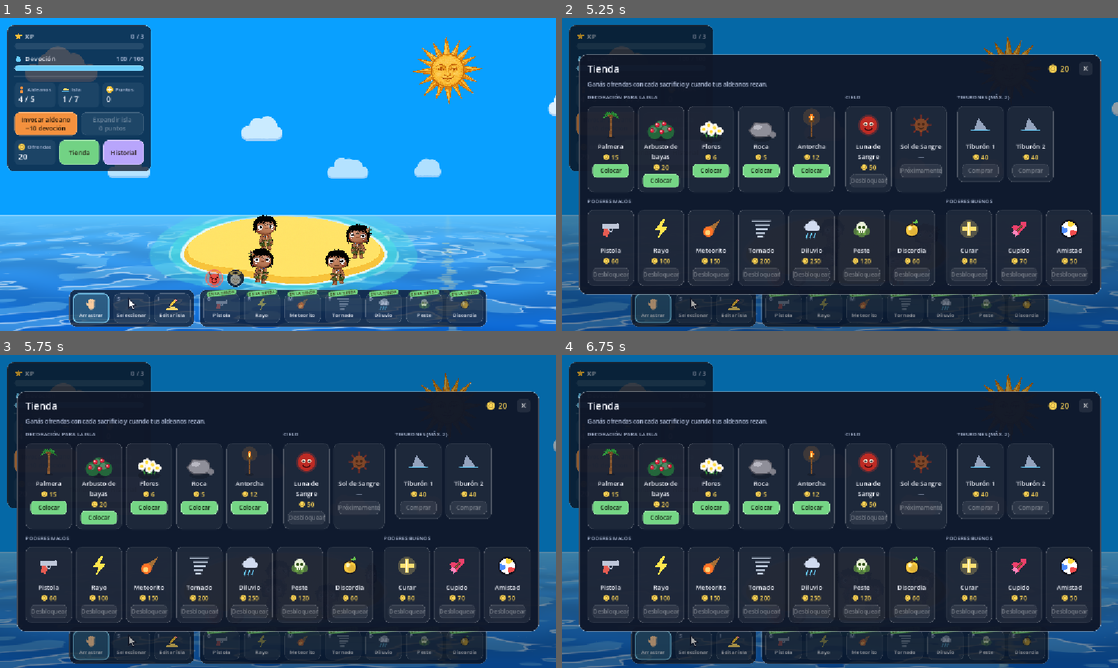
Above: before the commit, frames 1-4 (two rows, left to right).
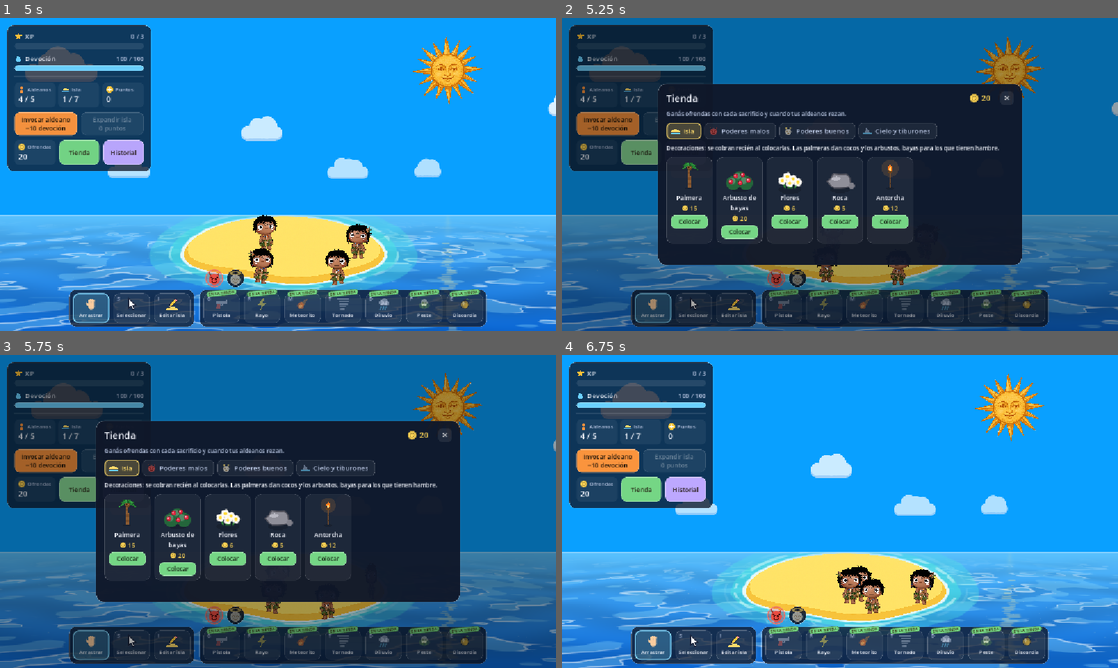
Above: after the commit, the same moments.

Repository: JuliFlorez/godlings
Game: Godot game, scene res://world/world.tscn
The game is run twice, just before and just after one commit, with the same random seed, the same clock (stepped at 60 frames per second) and the same inputs. Sound files missing from this copy of the repository are replaced by a short silence.
Inputs (mouse positions are in pixels of both pictures, inside the frame that each line leads up to):
- Up to frame 1 (5 s): click "Jugar" at 0.5 s; tap Enter at 1.25 s; move the mouse to (400, 158) at 1.27 s; hold D 1.28-2 s; tap H at 1.35 s; click (400, 158) at 1.42 s; drag from (166, 190) to (250, 237) at 2.02 s; click "Nueva partida" at 2.75 s; move the mouse to (333, 105) at 3.52 s; hold D 3.53-4.25 s; tap E at 3.6 s; drag from (344, 249) to (111, 127) at 4.27 s
- Up to frame 2 (5.25 s): click "Tienda" at 5 s
- Up to frame 3 (5.75 s): no input
- Up to frame 4 (6.75 s): click "Historial" at 5.75 s; click (778, 614) at 6.52 s

Frame 1 is identical in both runs. In frame 2, 41% of the frame differs, in the area x 3-97%, y 11-89%; in frame 3, 41%; in frame 4, 100%, in the area x 0-100%, y 0-100%.

Commit message:
Split the shop into tabs
- Four tabs, each with its icon and color: Island (decorations), Evil
  powers, Good powers, and Sky and sharks, with a line under them saying
  what's in each one. Only one shows at a time, so the shop is much smaller.
- The shop keeps the size of its biggest tab so it doesn't jump around, and
  card rows keep their own height.
- It reopens on the last tab you looked at; tapping a locked power in the
  bar opens it on that power's tab.

Co-Authored-By: Claude Opus 5.5 <noreply@anthropic.com>

Diff:
--- a/ui/hud.gd
+++ b/ui/hud.gd
@@ -375,14 +375,15 @@
 	_refresh()
 	return true
 
-func open_shop() -> void:
+## Abre la tienda (en la pestaña tab, o en la última que se miró; ver Shop.Tab).
+func open_shop(tab := -1) -> void:
 	if _shop == null:
 		_shop = Shop.new()
 		_shop.hud = self
 		_root.add_child(_shop)
 	if _history:
 		_history.close()
-	_shop.open()
+	_shop.open(tab)
 
 ## Abre o cierra el historial de quién se hizo amigo, enemigo o pareja de quién.
 func toggle_history() -> void:
@@ -989,7 +990,8 @@
 	b.set_meta("icon", icon)
 	return b
 
-## Arma o poder que se compra en la tienda: lo saca o lo guarda, y bloqueado lleva a la tienda.
+## Arma o poder que se compra en la tienda: lo saca o lo guarda, y bloqueado lleva a la tienda
+## (a la pestaña de los poderes buenos o de los malos, según cuál sea).
 func _weapon_slot(slot: Button, active: StyleBoxFlat, unlocked: Callable, toggle: Callable) -> Button:
 	slot.add_theme_stylebox_override("pressed", active)
 	slot.set_meta("lock", _slot_badge(slot, "EN LA TIENDA", C_SHOP))
@@ -997,7 +999,7 @@
 		if unlocked.call():
 			toggle.call()
 		else:
-			open_shop())
+			open_shop(Shop.Tab.GOOD if _tool_slots.get(slot, false) else Shop.Tab.EVIL))
 	return slot
 
 ## Panel de la barra de abajo; devuelve la fila donde van los slots.
--- a/ui/i18n.gd
+++ b/ui/i18n.gd
@@ -29,6 +29,11 @@
 	"Click sobre los aldeanos para enfermarlos de gripe · click derecho, Esc o P para guardarla.": "Click on villagers to give them the flu · right click, Esc or P to dismiss it.",
 	"Click sobre un aldeano para curarlo de la gripe o de las quemaduras · click derecho, Esc o C para guardarlo.": "Click on a villager to heal their flu or burns · right click, Esc or C to dismiss it.",
 	"Poderes malos": "Evil powers",
+	"Cielo y tiburones": "Sky and sharks",
+	"Decoraciones: se cobran recién al colocarlas. Las palmeras dan cocos y los arbustos, bayas para los que tienen hambre.": "Decorations: you pay for them when you place them. Palm trees give coconuts and bushes give berries for the hungry.",
+	"Para castigar a tus aldeanos (y sacrificarlos).": "To punish your villagers (and sacrifice them).",
+	"Para cuidar a tus aldeanos y juntarlos.": "To look after your villagers and bring them together.",
+	"La Luna de Sangre se come a los que le soltás encima; los tiburones patrullan el agua.": "The Blood Moon eats whoever you drop on it; sharks patrol the water.",
 	"Editar isla": "Edit island",
 	"Mover y quitar decoraciones, sin agarrar aldeanos [I]": "Move and remove decorations, without grabbing villagers [I]",
 	"Arrastrá una decoración para moverla · click derecho para quitarla (devuelve la mitad) · I para volver a arrastrar aldeanos.": "Drag a decoration to move it · right click to remove it (refunds half) · I to go back to dragging villagers.",
--- a/ui/shop.gd
+++ b/ui/shop.gd
@@ -1,17 +1,36 @@
 extends Control
 class_name Shop
-## Tienda: se gastan ofrendas en decoraciones para la isla, el cielo (Luna de Sangre),
-## tiburones y poderes: los malos (pistola, rayo, meteorito, tornado, diluvio, peste y la
-## manzana de la discordia) y los buenos (curar, el arco de Cupido y la pelota de la amistad).
-## Arriba van las decoraciones, el cielo y los tiburones, y abajo los poderes, como en las
-## pestañas de la barra. Las decoraciones se cobran recién al colocarlas (ver DecorPlacer).
-
+## Tienda: se gastan ofrendas. Va en pestañas, de a una por vez: la isla (decoraciones, que se
+## cobran recién al colocarlas, ver DecorPlacer), los poderes malos (pistola, rayo, meteorito,
+## tornado, diluvio, peste y la manzana de la discordia), los buenos (curar, el arco de Cupido y
+## la pelota de la amistad), y el cielo y los tiburones (la Luna de Sangre y los tiburones).
+## Tiene el tamaño de la pestaña más grande, así no salta al cambiar. Se vuelve a abrir en la
+## última que se miró, o en la del poder bloqueado que se tocó en la barra (ver HUD.open_shop).
+
+enum Tab { ISLAND, EVIL, GOOD, SKY }
+## Por pestaña: [título, ícono (ver HUD.HudIcon), color, lo que hay]
+const TABS := {
+	Tab.ISLAND: ["Isla", "island", Color(1.0, 0.86, 0.42),
+			"Decoraciones: se cobran recién al colocarlas. Las palmeras dan cocos y los arbustos, bayas para los que tienen hambre."],
+	Tab.EVIL: ["Poderes malos", "evil", HUD.C_EVIL, "Para castigar a tus aldeanos (y sacrificarlos)."],
+	Tab.GOOD: ["Poderes buenos", "holy", HUD.C_HOLY, "Para cuidar a tus aldeanos y juntarlos."],
+	Tab.SKY: ["Cielo y tiburones", "shark", HUD.C_DEVOTION,
+			"La Luna de Sangre se come a los que le soltás encima; los tiburones patrullan el agua."],
+}
+const TAB_H := 34.0
+const TAB_ICON := 18
 const CARD_W := 96.0
 const CARD_GAP := 8
 const PREVIEW_SIZE := Vector2(76, 60)
 
+## La pestaña que se está mirando (queda para la próxima vez, aunque se rearme la tienda).
+static var _tab := Tab.ISLAND
+
 var hud: HUD
 var _balance: Label
+var _desc: Label
+var _tab_btns := {}           # Tab -> Button
+var _pages := {}              # Tab -> Control
 var _deco_buttons := {}       # kind -> Button
 var _gun_btn: Button
 var _lightning_btn: Button
@@ -67,86 +86,52 @@
 	head.add_child(close_btn)
 	col.add_child(HUD.make_label("Ganás ofrendas con cada sacrificio y cuando tus aldeanos rezan.", 12, HUD.C_MUTED))
 
-	# Decoración, cielo y tiburones comparten fila (y abajo, los poderes malos y los buenos)
-	var top := HBoxContainer.new()
-	top.add_theme_constant_override("separation", 22)
-	col.add_child(top)
-	var deco_col := VBoxContainer.new()
-	deco_col.add_theme_constant_override("separation", 10)
-	top.add_child(deco_col)
-	deco_col.add_child(_section("Decoración para la isla"))
-	var deco_row := HBoxContainer.new()
-	deco_row.add_theme_constant_override("separation", CARD_GAP)
-	deco_col.add_child(deco_row)
+	var tabs := HBoxContainer.new()
+	tabs.add_theme_constant_override("separation", 6)
+	col.add_child(tabs)
+	for t: Tab in TABS:
+		_tab_btns[t] = _tab_button(tabs, t)
+	_desc = HUD.make_label("", 12, HUD.C_TEXT)
+	col.add_child(_desc)
+
+	# Las páginas, una encima de la otra: se ve la de la pestaña elegida
+	var pages := MarginContainer.new()
+	col.add_child(pages)
+	for t: Tab in TABS:
+		var page := HBoxContainer.new()
+		page.add_theme_constant_override("separation", 22)
+		pages.add_child(page)
+		_pages[t] = page
+	_build_island(_pages[Tab.ISLAND])
+	_build_powers(_pages[Tab.EVIL], _pages[Tab.GOOD])
+	_build_sky(_pages[Tab.SKY])
+	# Del tamaño de la más grande (las escondidas no cuentan para el tamaño)
+	var most := Vector2.ZERO
+	for page: Control in _pages.values():
+		most = most.max(page.get_combined_minimum_size())
+	pages.custom_minimum_size = most
+	_set_tab(_tab)
+
+## Decoraciones para la isla.
+func _build_island(page: Control) -> void:
+	var row := _row(page)
 	for kind: String in Decoration.KINDS:
 		var info: Dictionary = Decoration.KINDS[kind]
 		var preview := DecorPreview.new()
 		preview.kind = kind
-		var b := _card(deco_row, preview, info.name, info.price, "Colocar")
+		var b := _card(row, preview, info.name, info.price, "Colocar")
 		b.pressed.connect(func():
 			close()
 			hud.decoration_chosen.emit(kind))
 		_deco_buttons[kind] = b
 
-	var sky_col := VBoxContainer.new()
-	sky_col.add_theme_constant_override("separation", 10)
-	top.add_child(sky_col)
-	sky_col.add_child(_section("Cielo"))
-	var sky_row := HBoxContainer.new()
-	sky_row.add_theme_constant_override("separation", CARD_GAP)
-	sky_col.add_child(sky_row)
-	var moon_icon := CenterContainer.new()
-	moon_icon.add_child(HUD.HudIcon.make("blood_moon", 44))
-	_moon_btn = _unlock_card(sky_row, moon_icon, "Luna de Sangre", Moon.PRICE,
-			"De noche, tocá la luna 5 veces. Soltale aldeanos encima para alimentarla.", hud.unlock_blood_moon)
-	var sun_icon := CenterContainer.new()
-	sun_icon.add_child(HUD.HudIcon.make("blood_sun", 44))
-	sun_icon.modulate = Color(1, 1, 1, 0.45)
-	_card(sky_row, sun_icon, "Sol de Sangre", -1, "Próximamente").disabled = true
-
-	var shark_col := VBoxContainer.new()
-	shark_col.add_theme_constant_override("separation", 10)
-	top.add_child(shark_col)
-	shark_col.add_child(_section(tr("Tiburones (máx. %d)") % Shark.MAX))
-	var shark_row := HBoxContainer.new()
-	shark_row.add_theme_constant_override("separation", CARD_GAP)
-	shark_col.add_child(shark_row)
-	for i in Shark.MAX:
-		var icon := CenterContainer.new()
-		icon.add_child(HUD.HudIcon.make("shark", 40))
-		var b := _card(shark_row, icon, tr("Tiburón %d") % (i + 1), Shark.PRICE, "Comprar")
-		var card := b.get_parent()
-		var price: Control = card.get_node("Price")
-		var status := HUD.make_label("", 12, HUD.C_TEXT)
-		status.horizontal_alignment = HORIZONTAL_ALIGNMENT_CENTER
-		card.add_child(status)
-		card.move_child(status, price.get_index())
-		b.pressed.connect(func():
-			if hud.shark_owned[i]:
-				hud.set_shark_on(i, not hud.shark_on[i])
-			else:
-				hud.buy_shark()
-			_sync())
-		_sharks.append({"btn": b, "icon": icon, "price": price, "status": status})
-
-	# Los poderes, malos y buenos (como las pestañas de la barra)
-	var bottom := HBoxContainer.new()
-	bottom.add_theme_constant_override("separation", 22)
-	col.add_child(bottom)
-	var power_rows := {}   # bueno -> fila
-	for good: bool in [false, true]:
-		var power_col := VBoxContainer.new()
-		power_col.add_theme_constant_override("separation", 10)
-		bottom.add_child(power_col)
-		power_col.add_child(_section("Poderes buenos" if good else "Poderes malos"))
-		var row := HBoxContainer.new()
-		row.add_theme_constant_override("separation", CARD_GAP)
-		power_col.add_child(row)
-		power_rows[good] = row
+## Los poderes malos y los buenos (como las pestañas de la barra).
+func _build_powers(evil_page: Control, good_page: Control) -> void:
+	var rows := {false: _row(evil_page), true: _row(good_page)}   # bueno -> fila
 	for t in HUD.TOOLS:
 		if t[0] == "feed":
 			continue   # La comida no se compra: está desde el principio
-		var power_row: HBoxContainer = power_rows[t[5]]
+		var power_row: HBoxContainer = rows[t[5]]
 		var icon := CenterContainer.new()
 		icon.add_child(HUD.HudIcon.make(t[0], 40))
 		match t[0]:
@@ -179,9 +164,70 @@
 				var b := _card(power_row, icon, t[1], -1, "Próximamente")
 				b.disabled = true
 
-func open() -> void:
+## El cielo (la Luna de Sangre y, próximamente, el Sol de Sangre) y los tiburones.
+func _build_sky(page: Control) -> void:
+	var sky_col := VBoxContainer.new()
+	sky_col.add_theme_constant_override("separation", 10)
+	page.add_child(sky_col)
+	sky_col.add_child(_section("Cielo"))
+	var sky_row := _row(sky_col)
+	var moon_icon := CenterContainer.new()
+	moon_icon.add_child(HUD.HudIcon.make("blood_moon", 44))
+	_moon_btn = _unlock_card(sky_row, moon_icon, "Luna de Sangre", Moon.PRICE,
+			"De noche, tocá la luna 5 veces. Soltale aldeanos encima para alimentarla.", hud.unlock_blood_moon)
+	var sun_icon := CenterContainer.new()
+	sun_icon.add_child(HUD.HudIcon.make("blood_sun", 44))
+	sun_icon.modulate = Color(1, 1, 1, 0.45)
+	_card(sky_row, sun_icon, "Sol de Sangre", -1, "Próximamente").disabled = true
+
+	var shark_col := VBoxContainer.new()
+	shark_col.add_theme_constant_override("separation", 10)
+	page.add_child(shark_col)
+	shark_col.add_child(_section(tr("Tiburones (máx. %d)") % Shark.MAX))
+	var shark_row := _row(shark_col)
+	for i in Shark.MAX:
+		var icon := CenterContainer.new()
+		icon.add_child(HUD.HudIcon.make("shark", 40))
+		var b := _card(shark_row, icon, tr("Tiburón %d") % (i + 1), Shark.PRICE, "Comprar")
+		var card := b.get_parent()
+		var price: Control = card.get_node("Price")
+		var status := HUD.make_label("", 12, HUD.C_TEXT)
+		status.horizontal_alignment = HORIZONTAL_ALIGNMENT_CENTER
+		card.add_child(status)
+		card.move_child(status, price.get_index())
+		b.pressed.connect(func():
+			if hud.shark_owned[i]:
+				hud.set_shark_on(i, not hud.shark_on[i])
+			else:
+				hud.buy_shark()
+			_sync())
+		_sharks.append({"btn": b, "icon": icon, "price": price, "status": status})
+
+## Abre la tienda (en la pestaña tab, o en la última que se miró).
+func open(tab := -1) -> void:
+	if tab >= 0:
+		_set_tab(tab)
 	visible = true
 	_sync()
+
+func _set_tab(t: Tab) -> void:
+	_tab = t
+	_desc.text = TABS[t][3]
+	for k: Tab in _pages:
+		_pages[k].visible = k == t
+	for k: Tab in _tab_btns:
+		var b: Button = _tab_btns[k]
+		var on := k == t
+		var c: Color = TABS[k][2]
+		var pad := Vector4(10 + TAB_ICON + 7, 2, 14, 2)
+		var box := HUD.make_box(Color(c, 0.24), 9, Color(c, 0.8), 2, pad) if on \
+				else HUD.make_box(Color(1, 1, 1, 0.06), 9, Color(1, 1, 1, 0.10), 1, pad)
+		b.add_theme_stylebox_override("normal", box)
+		b.add_theme_stylebox_override("hover", box if on else HUD.make_box(Color(c, 0.14), 9, Color(c, 0.5), 1, pad))
+		b.add_theme_stylebox_override("pressed", box)
+		for state in ["font_color", "font_hover_color", "font_pressed_color"]:
+			b.add_theme_color_override(state, c if on else HUD.C_MUTED)
+		b.get_meta("icon").modulate = Color.WHITE if on else Color(1, 1, 1, 0.55)
 
 func close() -> void:
 	visible = false
@@ -243,6 +289,29 @@
 		_sync())
 	return b
 
+## Pestaña con su ícono adelante del título.
+func _tab_button(parent: Control, t: Tab) -> Button:
+	var b := Button.new()
+	b.text = TABS[t][0]
+	b.focus_mode = Control.FOCUS_NONE
+	b.custom_minimum_size = Vector2(0, TAB_H)
+	b.add_theme_font_size_override("font_size", 14)
+	b.pressed.connect(_set_tab.bind(t))
+	parent.add_child(b)
+	var icon := HUD.HudIcon.make(TABS[t][1], TAB_ICON)
+	icon.position = Vector2(10, (TAB_H - TAB_ICON) * 0.5)
+	b.add_child(icon)
+	b.set_meta("icon", icon)
+	return b
+
+## Una fila de tarjetas (de su alto, aunque la página sea más alta: si no, se estiran).
+func _row(parent: Control) -> HBoxContainer:
+	var row := HBoxContainer.new()
+	row.add_theme_constant_override("separation", CARD_GAP)
+	row.size_flags_vertical = Control.SIZE_SHRINK_BEGIN
+	parent.add_child(row)
+	return row
+
 func _section(title: String) -> Label:
 	var l := HUD.make_label(title, 11, HUD.C_MUTED)
 	l.uppercase = true   # Mayúsculas al mostrar, así el texto sigue siendo la clave de traducción
Not shown, changed: README.md
